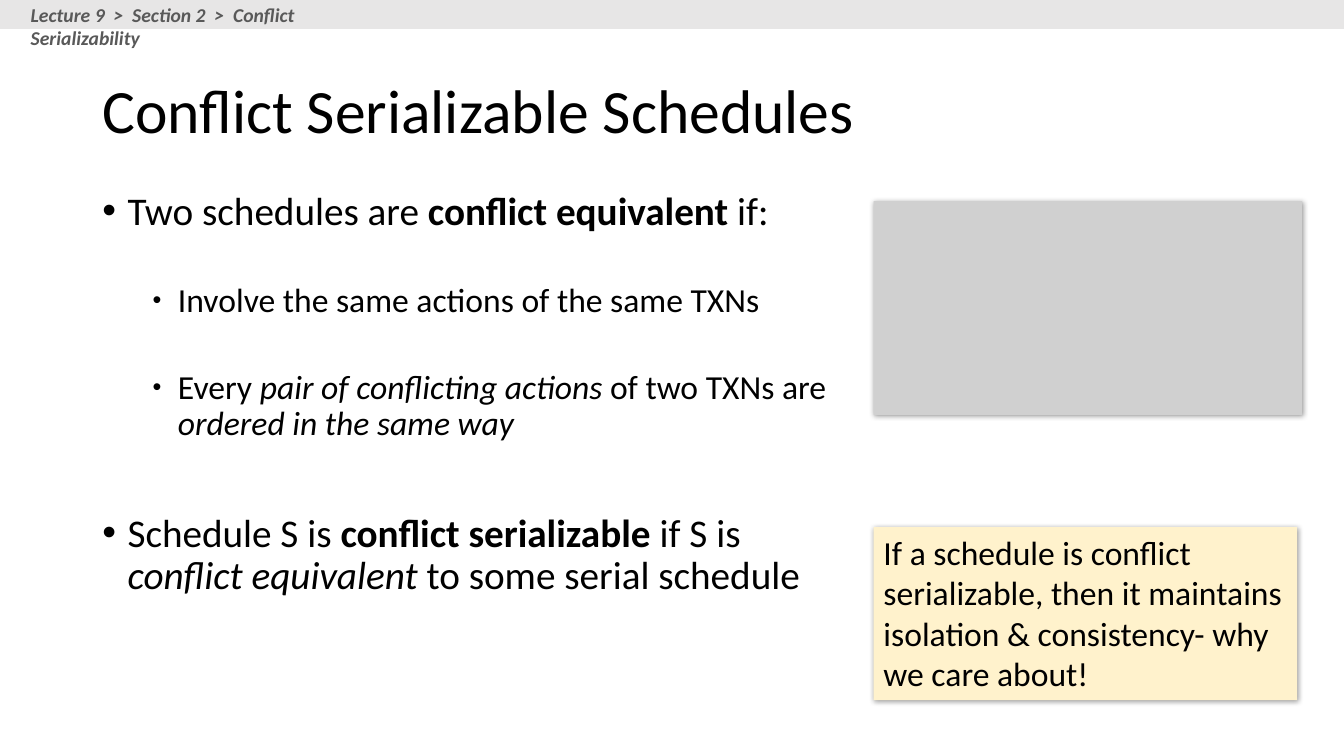
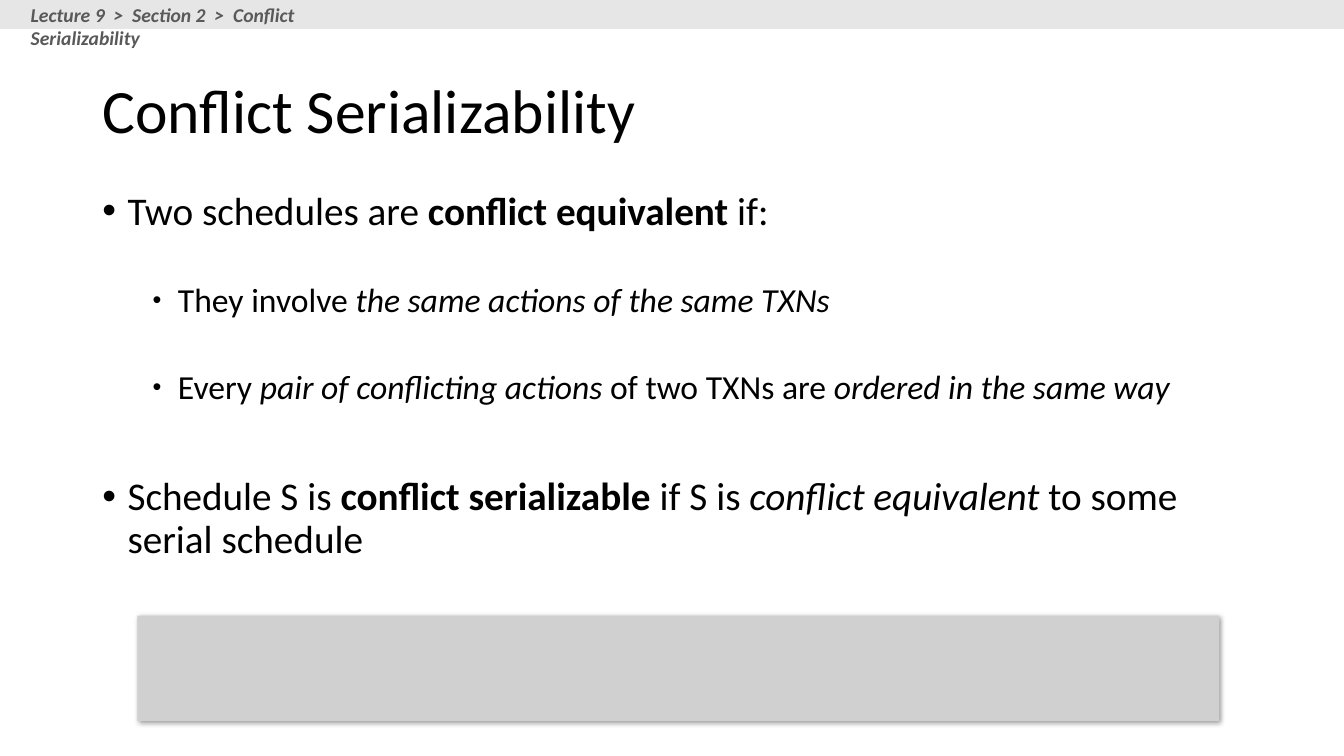
Before and after one commit to XIEQ/cs145-notebooks, a slide deck: slide 93 of lecture-8-9/Lectures_8_9_TXNs.pptx (slide 95 before the commit). Drawn at 1344x756 pixels with LibreOffice and Linux fonts; fonts in the diff are those of the drawing; grey boxes stand for pictures. Boxes give left, top, right and bottom in pixels: in the first picture for what was removed or moved away, otherwise in the second. Text is boxed around its words. In the diff, an @@ line names an element or a change of style, - is before the commit and + after.

```diff
--- a/lecture-8-9/Lectures_8_9_TXNs.pptx
+++ b/lecture-8-9/Lectures_8_9_TXNs.pptx
@@ title at (x1=102, y1=90, x2=635, y2=143): text changed @@
-Conflict Serializable Schedules
+Conflict Serializability
@@ picture removed at (x1=874, y1=202, x2=1303, y2=415) @@
@@ text at (x1=178, y1=288, x2=830, y2=318): text changed; italic on @@
-  • Involve the same actions of the same TXNs
+  • They involve the same actions of the same TXNs
@@ rectangle removed at (x1=874, y1=527, x2=1298, y2=701) @@
-If a schedule is conflict serializable, then it maintains isolation & consistency- why we care about!
@@ picture added at (x1=137, y1=616, x2=1219, y2=721) @@
```
Also in this commit, not shown: 13 other slides changed, 19 slides added, 11 slides removed, 2 other files.
